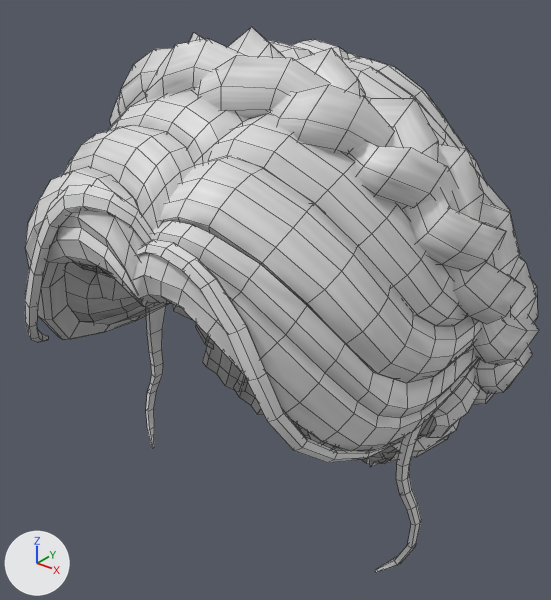
Renders of the FBX model Assets/Character Customization/XanaAvatar2.0/Presets/Girl_Presets/Girl_Prest_05/Girl_H_025.fbx from each side of a commit.
One viewpoint serves both versions: a camera (50 mm lens) standing at (0.197, -0.221, 1.532) and looking at (0.0, 0.025, 1.38). The axes (+X, +Y, +Z) are drawn at lower left. The lights are the same throughout. Mesh edges are drawn as thin lines. Where no turn or scale is listed for an object, it has been applied to the vertices. Vertices at the same position are counted once.

Objects in the first picture: 'Girl_H_025'.
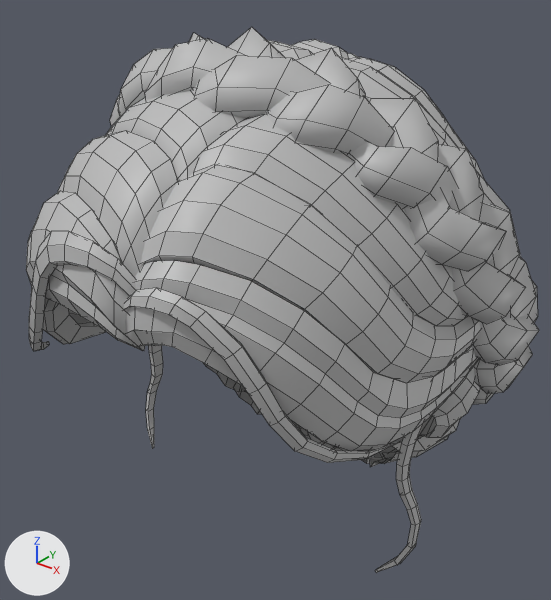
The change, as a diff of the scene's bpy script:
```diff
--- a/Assets/Character Customization/XanaAvatar2.0/Presets/Girl_Presets/Girl_Prest_05/Girl_H_025.fbx.py
+++ b/Assets/Character Customization/XanaAvatar2.0/Presets/Girl_Presets/Girl_Prest_05/Girl_H_025.fbx.py
@@ mat_girl_h_025_mat @@
 mat_girl_h_025_mat = principled_material('Girl_H_025_MAT')
-mat_girl_h_025_mat.texture = img_girl_h_025_girl_h_025_white__mat_basecolor_png
+mat_girl_h_025_mat.base_color = (0.5, 0.5, 0.5)  # grey #bcbcbc
@@ me_mesh @@
 # used by ob_girl_h_025; location = (0.0, 0.0, 0.0)
-me_mesh.from_pydata(...)  # 2660 vertices, 2153 faces; spans x -0.097..0.103, y -0.078..0.146, z 1.271..1.5
+me_mesh.from_pydata(...)  # 2660 vertices, 2153 faces; spans x -0.097..0.103, y -0.085..0.146, z 1.271..1.5
+# me_mesh part 1: 434 of 2660 vertices moved; they spanned x -0.079..0.073, y -0.078..-0.003, z 1.366..1.484 and now span x -0.079..0.073, y -0.085..-0.004, z 1.364..1.484; mean shift (0.0, -0.004, -0.007); largest move (0.009, -0.076, 1.436) -> (0.009, -0.082, 1.416)
 me_mesh.materials.append(mat_girl_h_025_mat)
```

Where the change shows, as pixel boxes (x1, y1, x2, y2) in the pictures (551 x 600 px; the box of a moved part takes in the faces that stretch with it):
'Girl_H_025', surface changed, reshaped: before (25, 27, 539, 573); after (26, 27, 539, 573)
part 1 of me_mesh, moved or reshaped: before (25, 36, 393, 451); after (26, 36, 393, 451)
